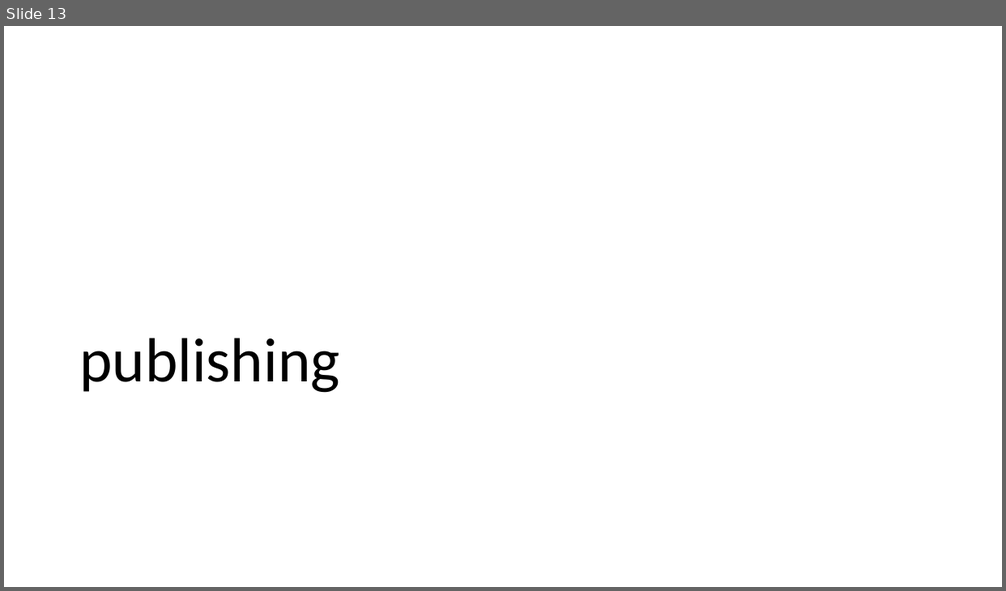
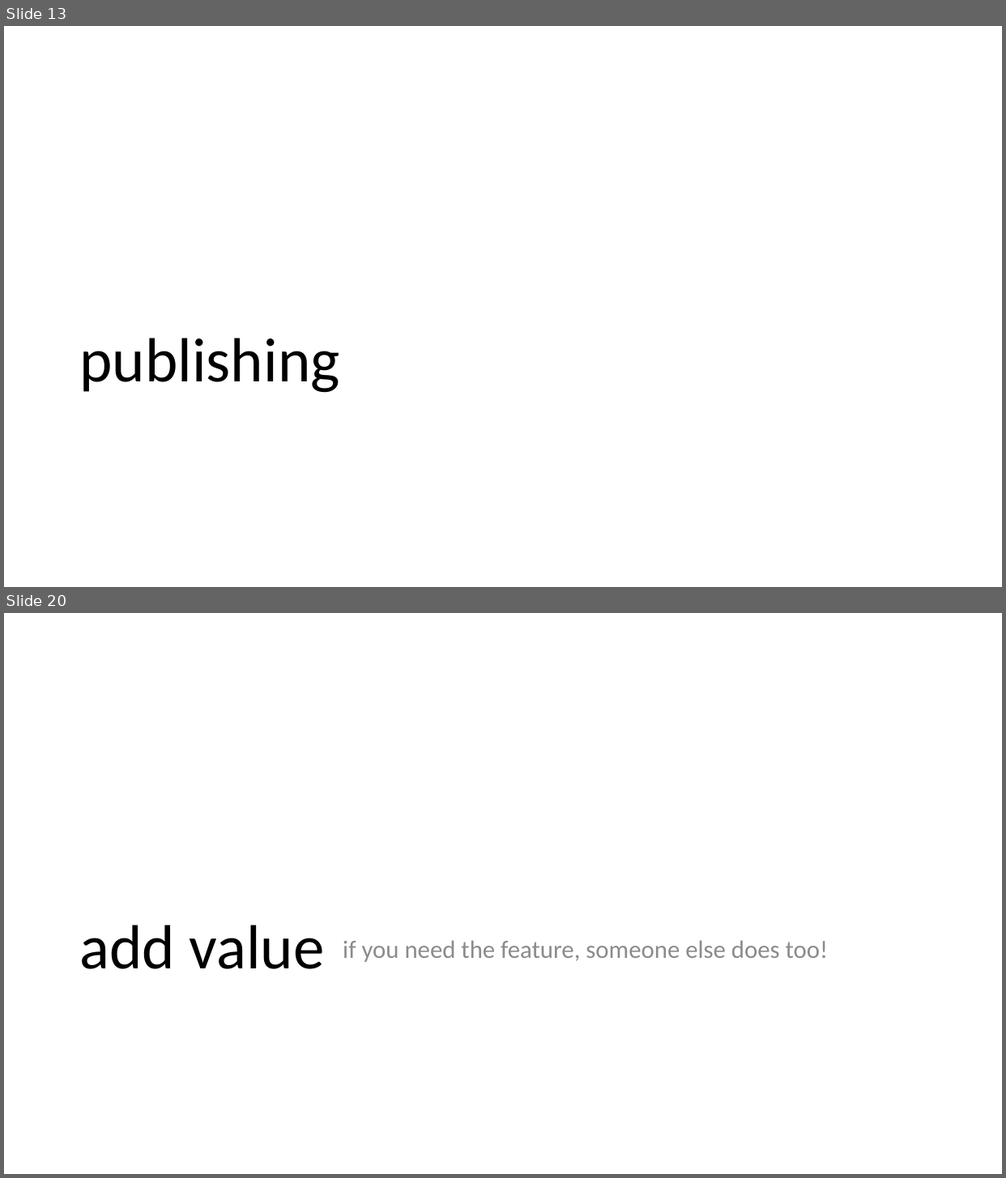
Before and after one commit to bradygaster-zz/extending-vscode-talk, a slide deck: extending-vs-code.pptx. Shown one above the other, each under a label of ours: slide 13 before the commit, slides 13 and 20 after it; the slides between them are not shown. The pictures are 1006x591 and 1006x1178 pixels, drawn with LibreOffice and Linux fonts; fonts in the diff are those of the drawing. Boxes give left, top, right and bottom in pixels: in the first picture for what was removed or moved away, otherwise in the second. Text is boxed around its words. In the diff, an @@ line names an element or a change of style, - is before the commit and + after.

```diff
--- a/extending-vs-code.pptx
+++ b/extending-vs-code.pptx
@@ slide 20 added at (x1=4, y1=613, x2=1002, y2=1174), background #FFFFFF @@
@@ title added at (x1=79, y1=925, x2=324, y2=969), 60 pt, text #000000 @@
+add value
@@ text added at (x1=343, y1=940, x2=829, y2=962), 24 pt, text #8C8C8C @@
+if you need the feature, someone else does too!
```
Also in this commit, not shown: 5 slides changed, 7 other slides added, 5 other files.
